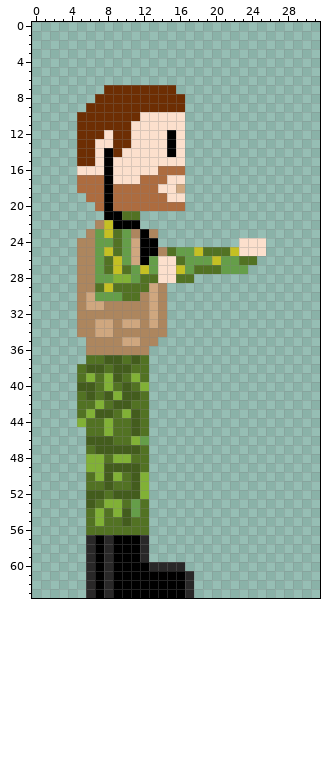
One commit to this pixel-art sprite: Character/walk/walk_3.png. Above, as it was before the edit.
The file is 32x64 pixels. Pixels under 10% opacity are left out. Colours within 5 levels of each other are drawn and written as one. The old version is drawn lined up with the new one.
And afterwards:
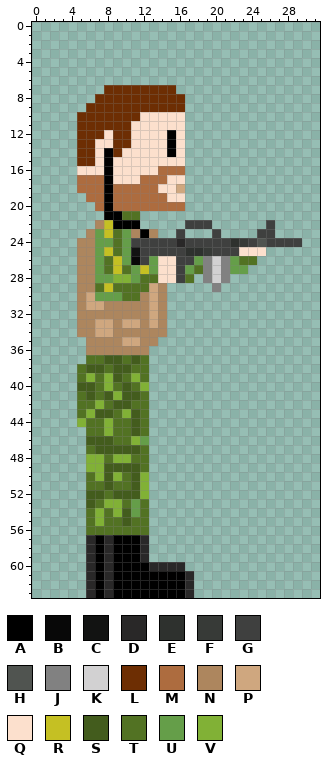
Palette (. is transparent): A #000000  B #080808  C #121312  D #292828  E #2e312e  F #373a37  G #3f403f  H #505450  J #818181  K #d2d1d2  L #6d2e03  M #ad6c3f  N #ad865e  P #cfa77f  Q #fce0cd  R #c5c023  S #435c1d  T #527223  U #659e49  V #81b136
Difference:
whole drawing moved by -4,+0 (the old picture is shown already moved)
Changed rows in their new state; - is an unchanged pixel.
first column x 11:
22 ------GGG------G---
23 -----G---G----GG---
24 GGGGGDGGGGGEFGHGGGG
25 CGGGGGEEFGGG-------
26 BG---GG-JKJ--------
27 -----G--JKJ--------
28 -----G--JKJ--------
29 ---------J---------
